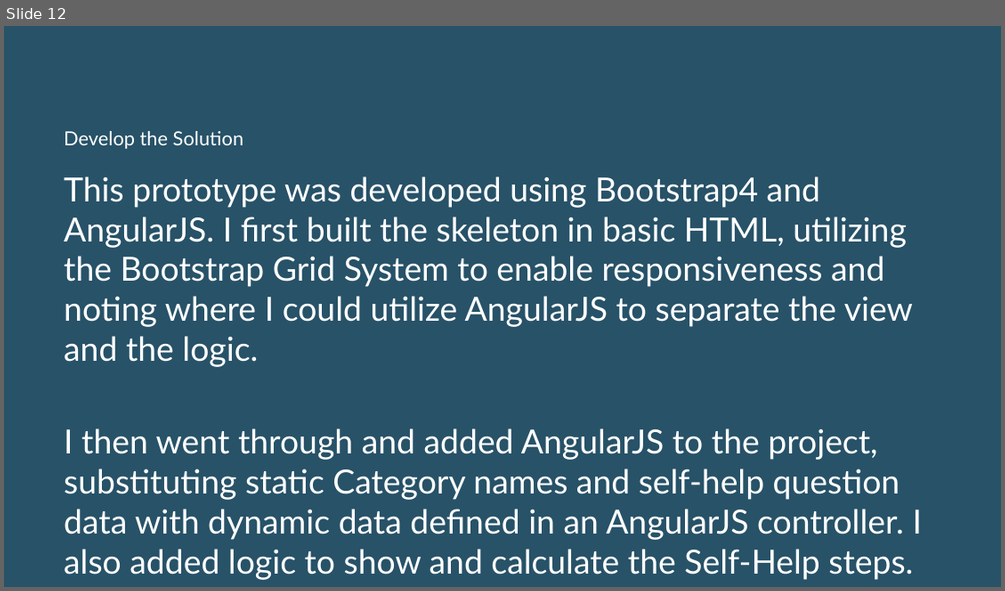
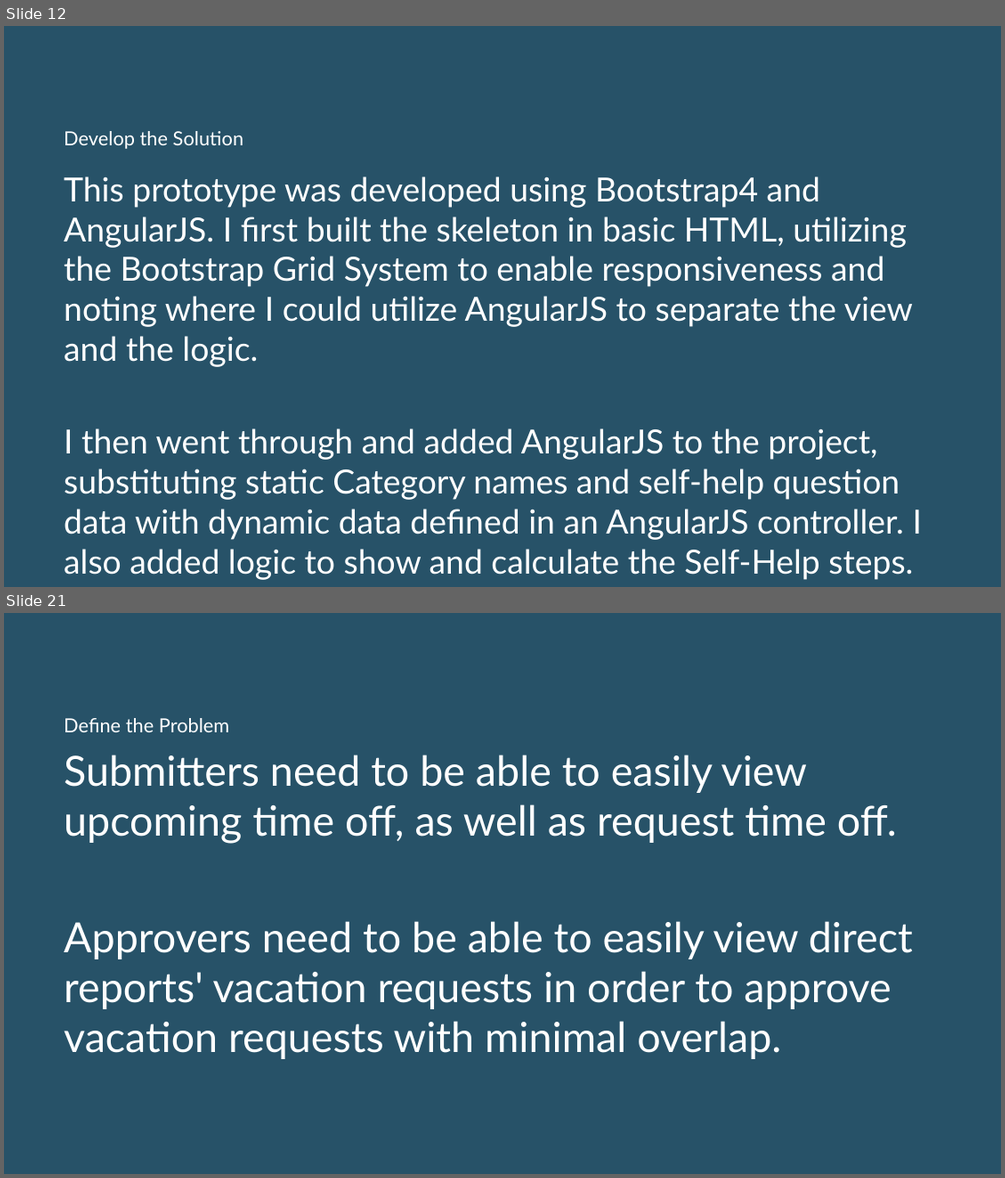
Before and after one commit to loriahpope/portfolio, a slide deck: app/assets/Loriah Pope Portfolio Presentation.pptx. Shown one above the other, each under a label of ours: slide 12 before the commit, slides 12 and 21 after it; the slides between them are not shown. The pictures are 1005x591 and 1005x1178 pixels, drawn with LibreOffice and Linux fonts; fonts in the diff are those of the drawing. Boxes give left, top, right and bottom in pixels: in the first picture for what was removed or moved away, otherwise in the second. Text is boxed around its words. In the diff, an @@ line names an element or a change of style, - is before the commit and + after.

```diff
--- a/app/assets/Loriah Pope Portfolio Presentation.pptx
+++ b/app/assets/Loriah Pope Portfolio Presentation.pptx
@@ slide 21 added at (x1=4, y1=613, x2=1001, y2=1174), background #275268 @@
@@ text added at (x1=64, y1=718, x2=913, y2=1059), 30 pt, text #FFFFFF @@
+Define the Problem
+Submitters need to be able to easily view upcoming time off, as well as request time off.
+Approvers need to be able to easily view direct reports' vacation requests in order to approve vacation requests with minimal overlap.
```
Also in this commit, not shown: 9 other slides added, 9 other files.
